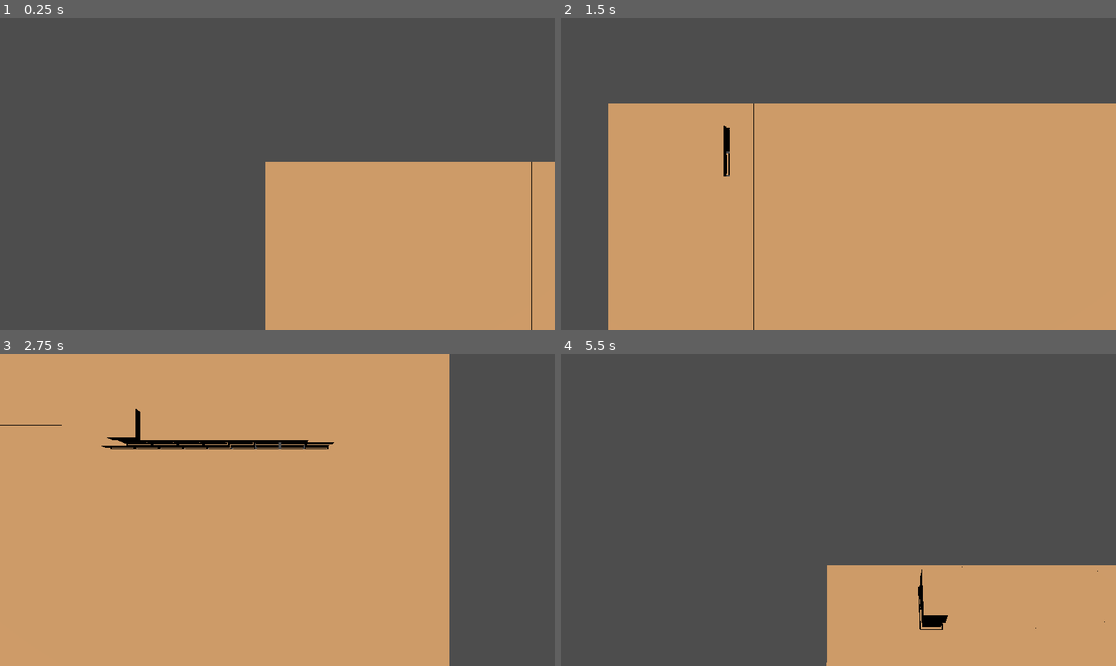
Above: before the commit, frames 1-4 (two rows, left to right).
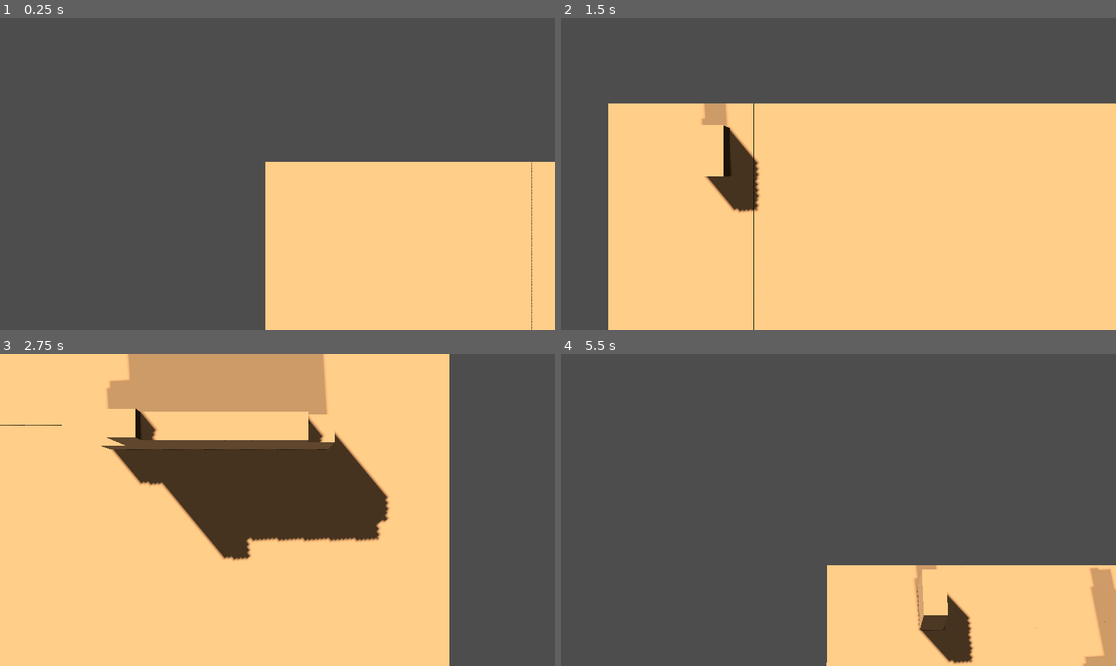
Above: after the commit, the same moments.

Repository: Willeujeans/mapIdea
Game: Godot game, scene res://world.tscn
Two runs of this game, one before a commit and one after it. Both use one fixed random seed, a clock stepped at 60 frames per second and the inputs below.
Inputs (mouse positions are in pixels of both pictures, inside the frame that each line leads up to):
- Up to frame 1 (0.25 s): no input
- Up to frame 2 (1.5 s): tap Enter at 0.5 s; move the mouse to (960, 158) at 0.52 s; press the mouse at (960, 158) at 0.53 s; hold D (right) 0.53-1.28 s; move the mouse to (727, 189) at 1.27 s; release the mouse at (727, 189) at 1.28 s; hold S (down) from 1.28 s (still down); click (727, 189) at 1.35 s
- Up to frame 3 (2.75 s): move the mouse to (333, 441) at 2.02 s; release S (down) at 2.03 s; press the mouse at (333, 441) at 2.03 s; hold D (right) from 2.03 s (still down)
- Up to frame 4 (5.5 s): move the mouse to (810, 572) at 2.77 s; release D (right) at 2.78 s; release the mouse at (810, 572) at 2.78 s; hold Q (rotateUp) 2.78-3.53 s; click (810, 572) at 2.85 s; move the mouse to (1005, 556) at 3.52 s; press the mouse at (1005, 556) at 3.53 s; hold A (left) 3.53-5.03 s; tap Space at 4.25 s; move the mouse to (672, 463) at 4.27 s; release the mouse at (672, 463) at 4.28 s; click (672, 463) at 4.35 s; tap Enter at 5 s; move the mouse to (866, 510) at 5.02 s; press the mouse at (866, 510) at 5.03 s; hold S (down) from 5.03 s (still down)

The runs differ from the first frame. In frame 1, 28% of the frame differs, in the area x 47-100%, y 46-100%; in frame 2, 66%; in frame 3, 74%, in the area x 0-81%, y 0-100%; in frame 4, 16%.

Commit message:
changed lighting

Diff:
--- a/block.gd
+++ b/block.gd
@@ -12,7 +12,6 @@
 		if mouseInside:
 			print("clicked")
 			print(get_parent().matrixDict.get(mapLocation).mapLocation)
-			get_node("MeshInstance3D").scale -= Vector3(0.1, 0.1, 0.1)
 			get_parent().createSquareHere(mapLocation)
 
 func _on_area_3d_mouse_entered():
--- a/world.tscn
+++ b/world.tscn
@@ -12,6 +12,12 @@
 script = ExtResource("1_kl3ye")
 
 [node name="DirectionalLight3D" type="DirectionalLight3D" parent="."]
-transform = Transform3D(1, 0, 0, 0, -0.707933, 0.706279, 0, -0.706279, -0.707933, 0, 2.82056, 0)
+transform = Transform3D(-0.998067, 0.0438925, 0.0439953, -3.3141e-09, -0.707933, 0.706279, 0.0621461, 0.704914, 0.706565, 0, 2.82056, 0)
+light_energy = 0.1
+shadow_enabled = true
+
+[node name="DirectionalLight3D2" type="DirectionalLight3D" parent="."]
+transform = Transform3D(0.770936, -0.449838, -0.450892, 1.64886e-08, -0.707933, 0.706279, -0.636913, -0.544496, -0.545771, 0, 2.82056, 1.73114)
+shadow_enabled = true
 
 [node name="map" parent="." instance=ExtResource("1_6yi5f")]
